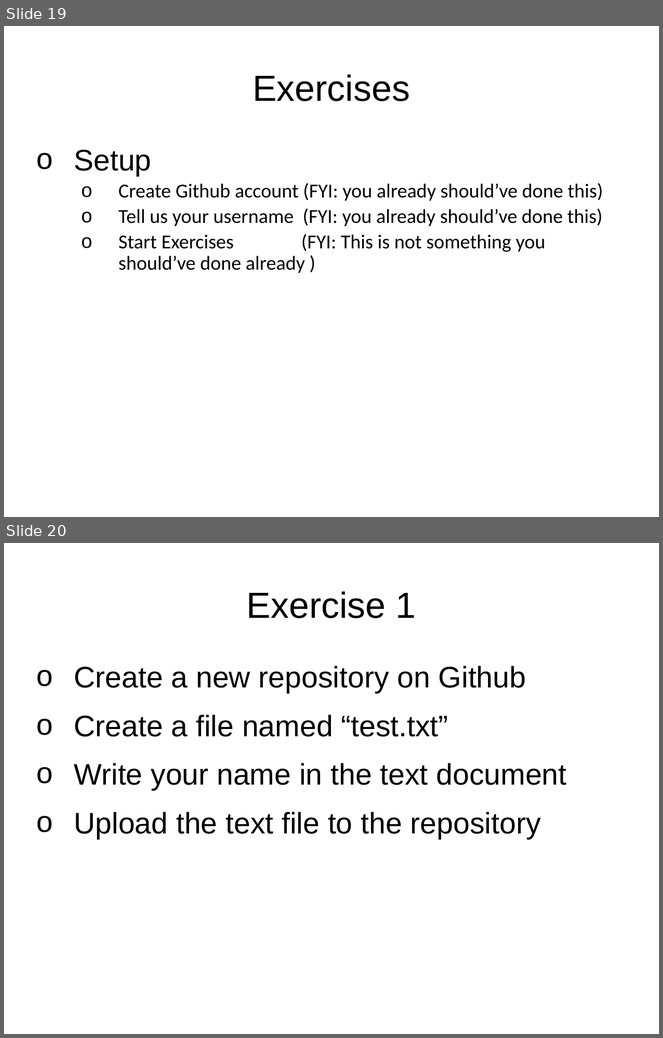
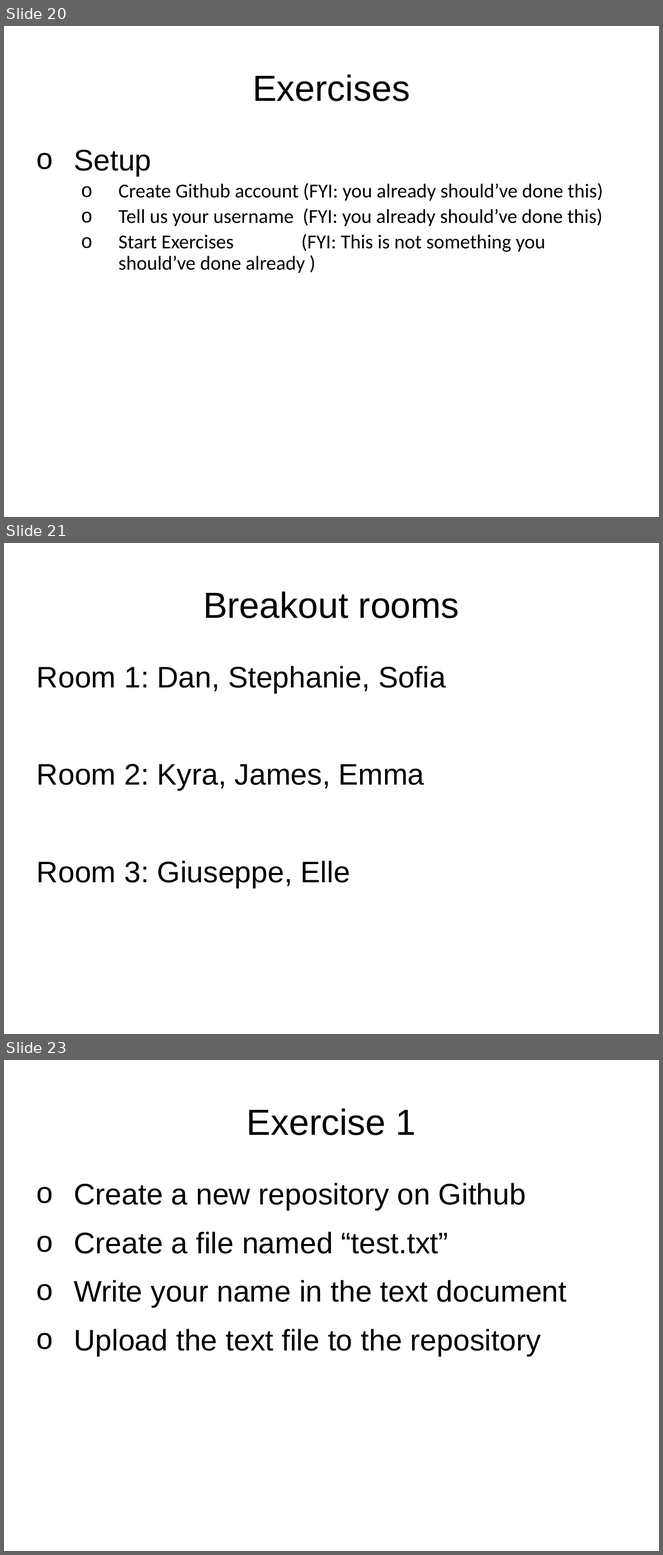
Before and after one commit to rachelplayer/isg-playground, a slide deck: git_workshop.pptx. Shown one above the other, each under a label of ours: slides 19 and 20 before the commit, slides 20, 21 and 23 after it; the slides between them are not shown. The pictures are 663x1038 and 663x1555 pixels, drawn with LibreOffice and Linux fonts; fonts in the diff are those of the drawing. Boxes give left, top, right and bottom in pixels: in the first picture for what was removed or moved away, otherwise in the second. Text is boxed around its words. In the diff, an @@ line names an element or a change of style, - is before the commit and + after.

```diff
--- a/git_workshop.pptx
+++ b/git_workshop.pptx
@@ slide 21 added at [4, 543, 659, 1034], background #FFFFFF @@
@@ title added at [203, 591, 460, 618], 44 pt, text #000000 @@
+Breakout rooms
@@ text added at [37, 666, 446, 888], 36 pt, text #000000 @@
+Room 1: Dan, Stephanie, Sofia
+Room 2: Kyra, James, Emma
+Room 3: Giuseppe, Elle
@@ what was slide 19 is now slide 20 @@
@@ what was slide 20 is now slide 23 @@
```
Also in this commit, not shown: 2 slides changed, 4 other slides added, 2 slides removed.
